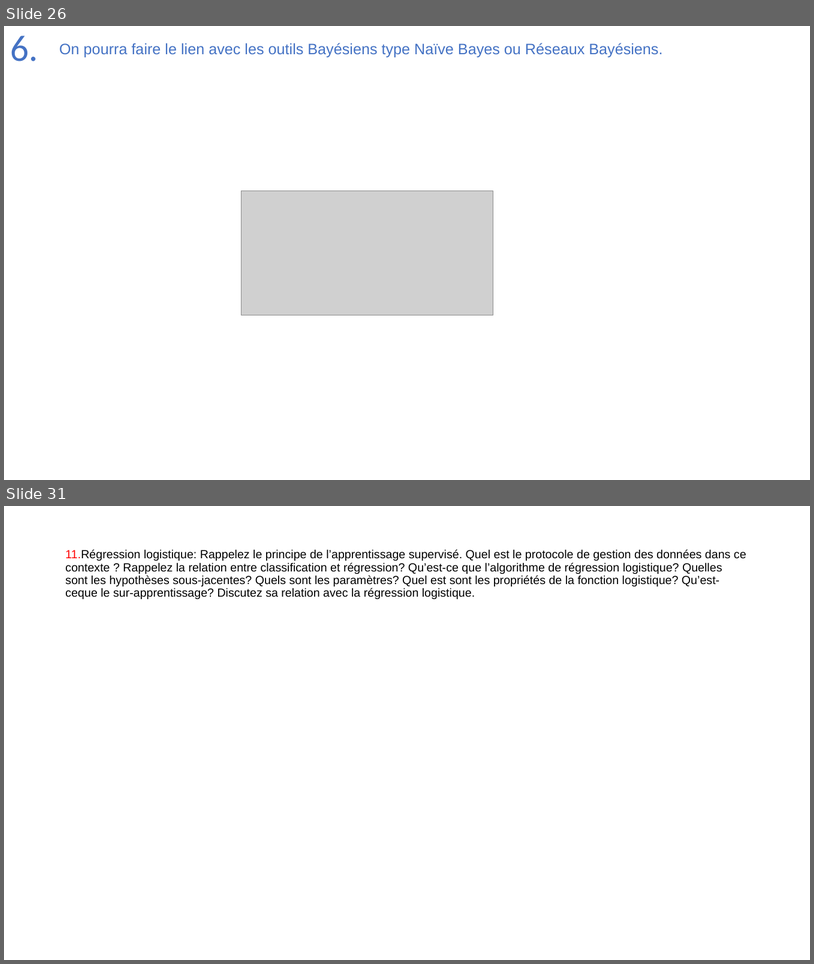
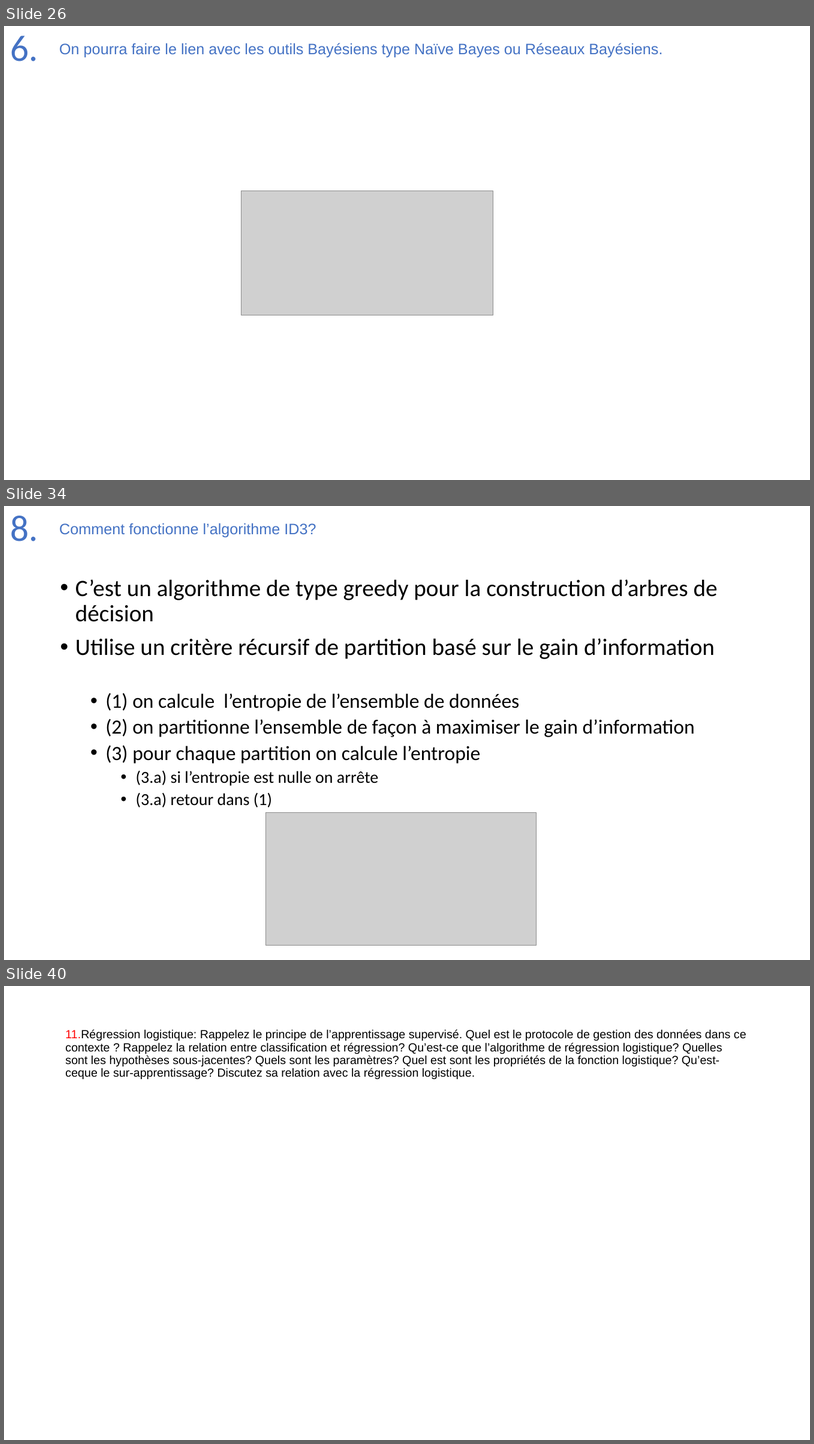
Before and after one commit to Joao-Quinta/Uni3eme, a slide deck: intelligenceArtificielle/Intelligence_artificielle_exam.pptx. Shown one above the other, each under a label of ours: slides 26 and 31 before the commit, slides 26, 34 and 40 after it; the slides between them are not shown. The pictures are 814x964 and 814x1444 pixels, drawn with LibreOffice and Linux fonts; fonts in the diff are those of the drawing; grey boxes stand for pictures. Boxes give left, top, right and bottom in pixels: in the first picture for what was removed or moved away, otherwise in the second. Text is boxed around its words. In the diff, an @@ line names an element or a change of style, - is before the commit and + after.

```diff
--- a/intelligenceArtificielle/Intelligence_artificielle_exam.pptx
+++ b/intelligenceArtificielle/Intelligence_artificielle_exam.pptx
@@ slide 34 added at [4,506,810,960], background #FFFFFF @@
@@ title added at [10,516,38,541], 44 pt, text #4472C4 @@
+8.
@@ text added at [59,523,316,537], 18 pt, text #4472C4 @@
+Comment fonctionne l’algorithme ID3?
@@ text added at [75,579,718,807], 24 pt, text #000000 @@
+• C’est un algorithme de type greedy pour la construction d’arbres de décision
+• Utilise un critère récursif de partition basé sur le gain d’information
+  • (1) on calcule l’entropie de l’ensemble de données
+  • (2) on partitionne l’ensemble de façon à maximiser le gain d’information
+  • (3) pour chaque partition on calcule l’entropie
+    • (3.a) si l’entropie est nulle on arrête
+    • (3.a) retour dans (1)
@@ picture added at [266,813,536,945] @@
@@ what was slide 31 is now slide 40 @@
```
Also in this commit, not shown: 5 slides changed, 8 other slides added.
